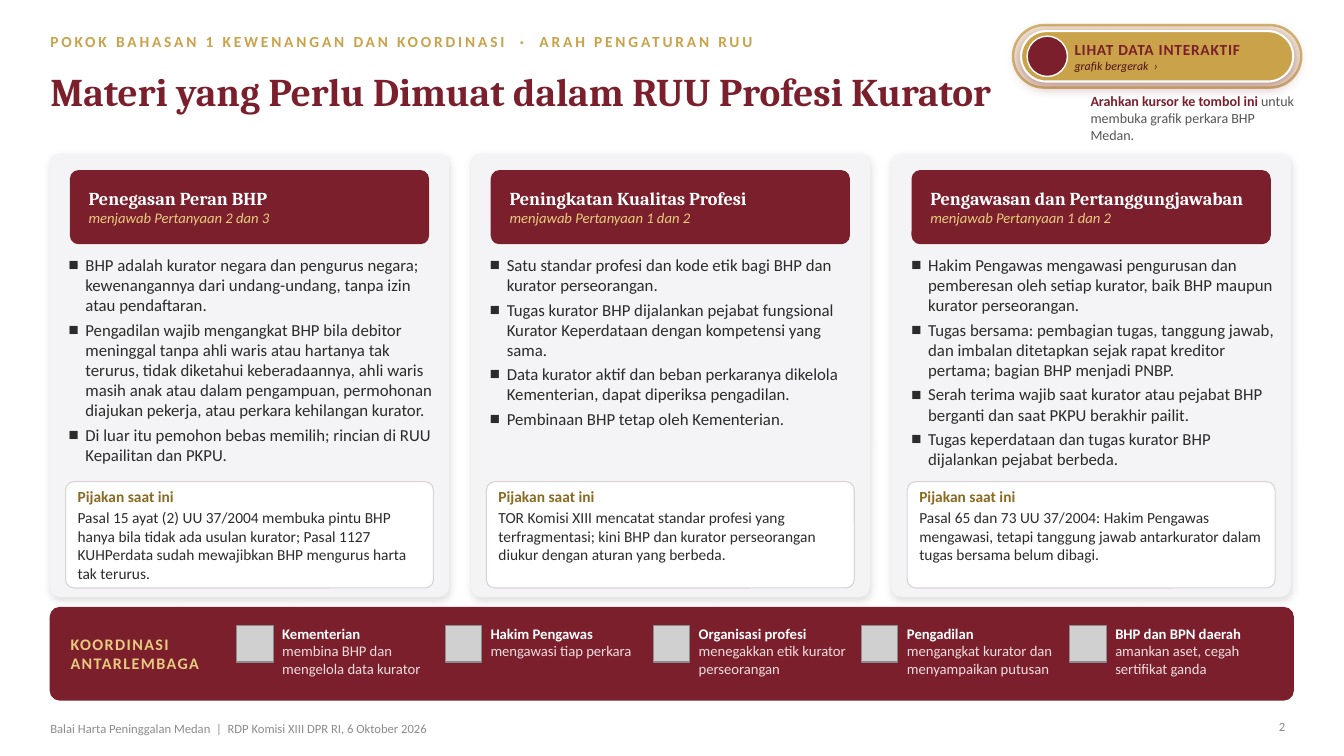
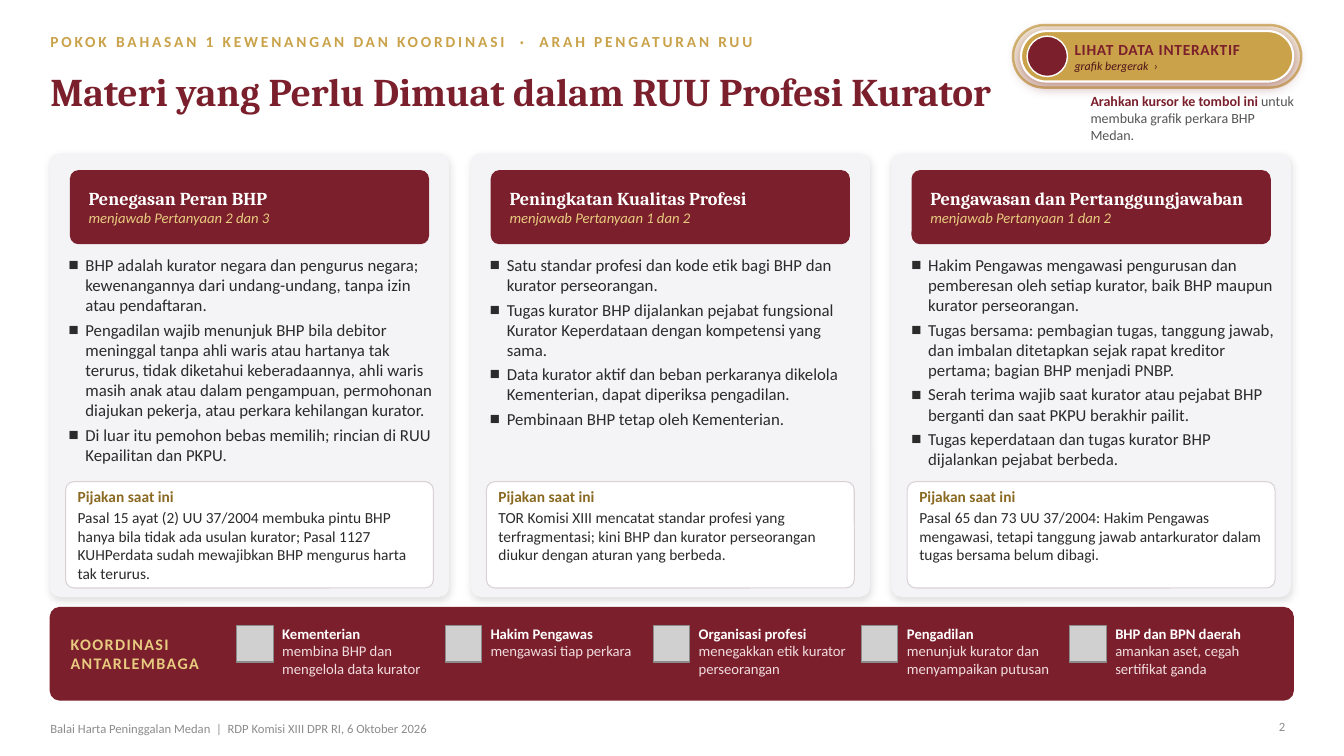
Before and after one commit to artheralawfirm-cloud/SAPAWALI, a slide deck: slide 2 of presentasi/klaster1/BHP Medan - Klaster 1 Tumpang Tindih Kewenangan - Paparan.pptx. Drawn at 1344x756 pixels with LibreOffice and Linux fonts; fonts in the diff are those of the drawing; grey boxes stand for pictures; background and template pictures are left out. Boxes give left, top, right and bottom in pixels: in the first picture for what was removed or moved away, otherwise in the second. Text is boxed around its words. In the diff, an @@ line names an element or a change of style, - is before the commit and + after.

```diff
--- a/presentasi/klaster1/BHP Medan - Klaster 1 Tumpang Tindih Kewenangan - Paparan.pptx
+++ b/presentasi/klaster1/BHP Medan - Klaster 1 Tumpang Tindih Kewenangan - Paparan.pptx
@@ text at (85, 324, 432, 419): text changed @@
-■ Pengadilan wajib mengangkat BHP bila debitor meninggal tanpa ahli waris atau hartanya tak terurus, tidak diketahui keberadaannya, ahli waris masih anak atau dalam pengampuan, permohonan diajukan pekerja, atau perkara kehilangan kurator.
+■ Pengadilan wajib menunjuk BHP bila debitor meninggal tanpa ahli waris atau hartanya tak terurus, tidak diketahui keberadaannya, ahli waris masih anak atau dalam pengampuan, permohonan diajukan pekerja, atau perkara kehilangan kurator.
@@ text at (907, 646, 1049, 677): text changed @@
-mengangkat kurator dan menyampaikan putusan
+menunjuk kurator dan menyampaikan putusan
```
Also in this commit, not shown: 1 other slide changed, 7 other files.
